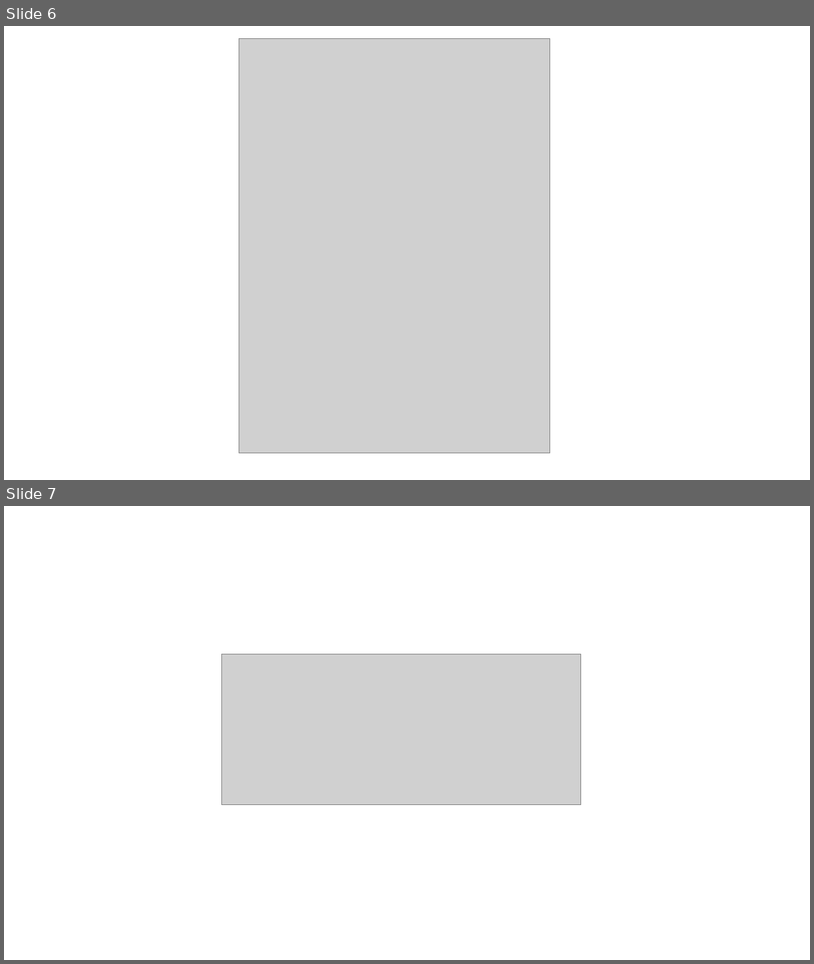
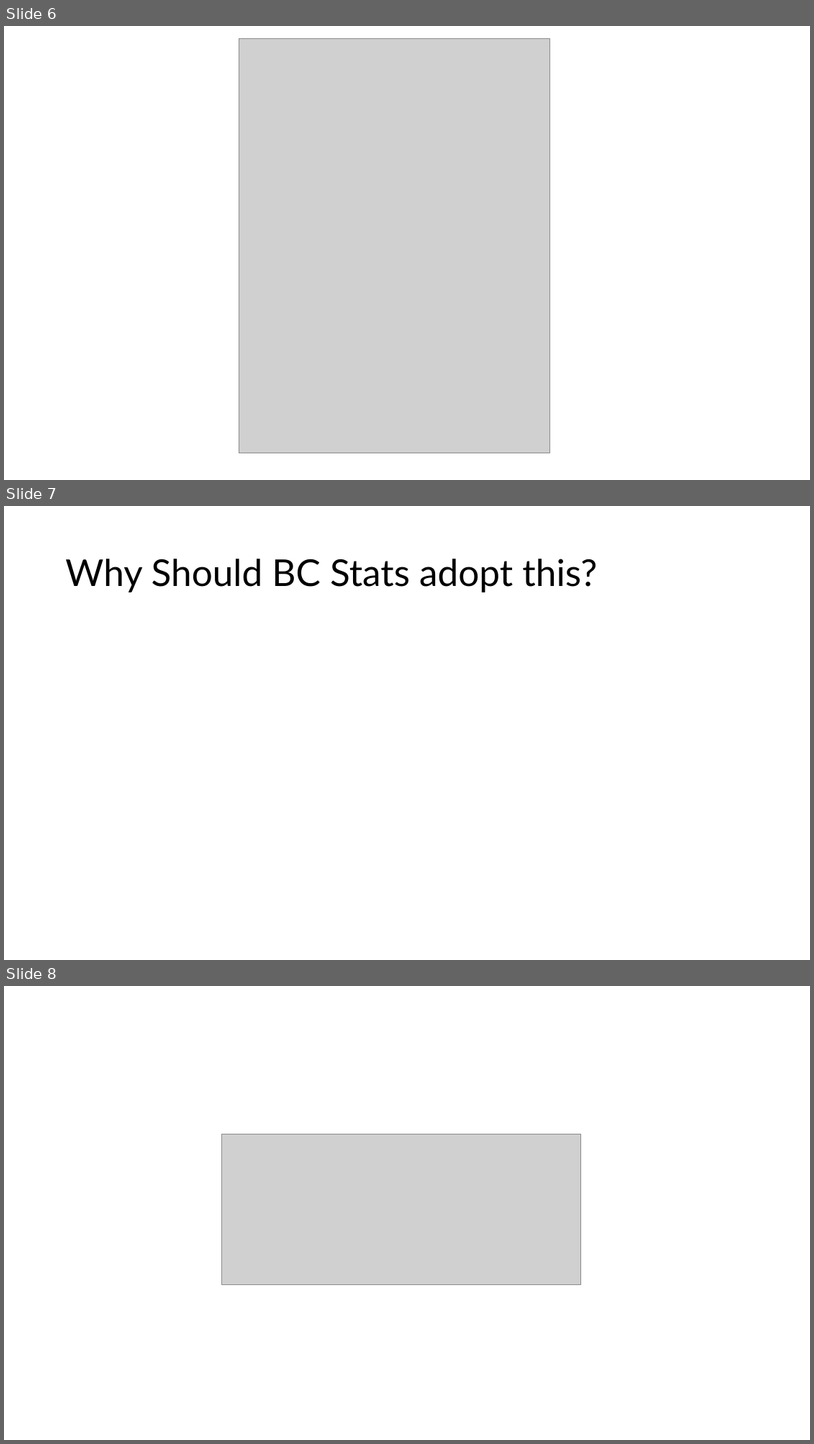
Before and after one commit to bcgov/ds-intro-to-git, a slide deck: slides/2024-05-03-bcstats-vc-git-hub.pptx. Shown one above the other, each under a label of ours: slides 6 and 7 before the commit, slides 6, 7 and 8 after it. The pictures are 814x964 and 814x1444 pixels, drawn with LibreOffice and Linux fonts; fonts in the diff are those of the drawing; grey boxes stand for pictures. Boxes give left, top, right and bottom in pixels: in the first picture for what was removed or moved away, otherwise in the second. Text is boxed around its words. In the diff, an @@ line names an element or a change of style, - is before the commit and + after.

Commit message:
updated slides during chat with Steph

```diff
--- a/slides/2024-05-03-bcstats-vc-git-hub.pptx
+++ b/slides/2024-05-03-bcstats-vc-git-hub.pptx
@@ slide 7 added at (x1=4, y1=506, x2=810, y2=960), background #FFFFFF @@
@@ title added at (x1=65, y1=559, x2=597, y2=592), 44 pt, text #000000 @@
+Why Should BC Stats adopt this?
@@ what was slide 7 is now slide 8 @@
```
